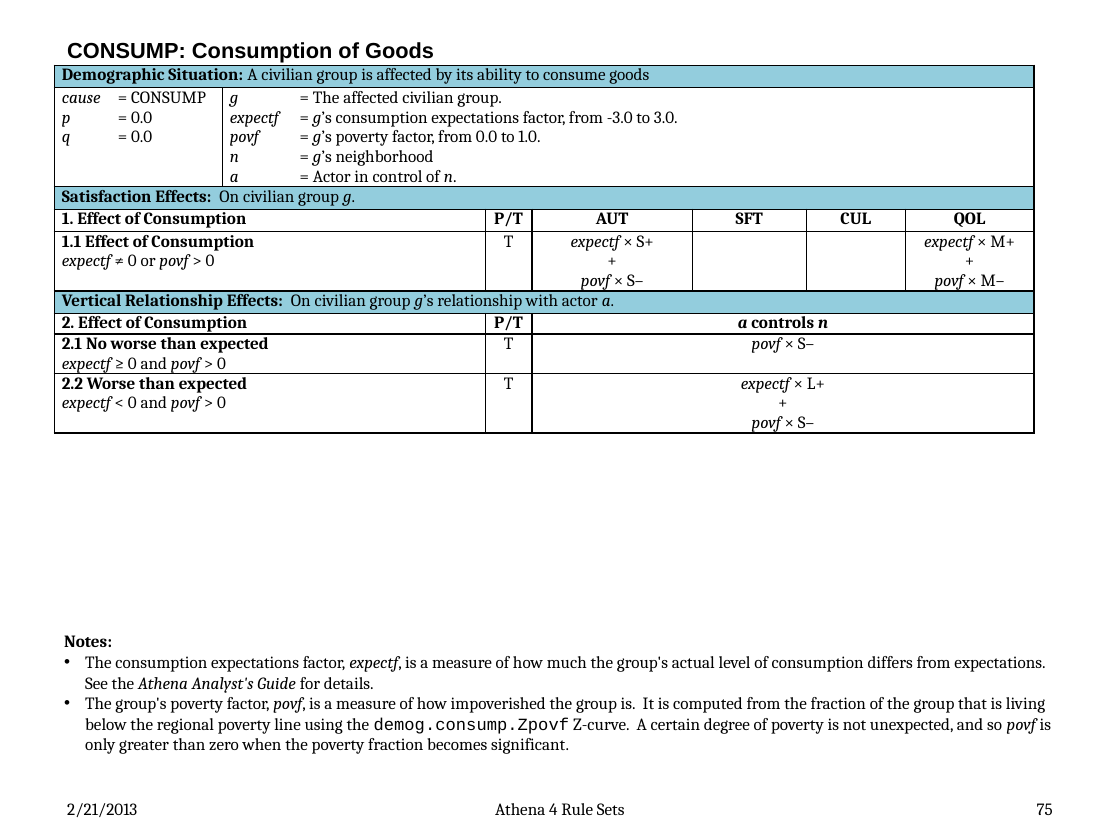
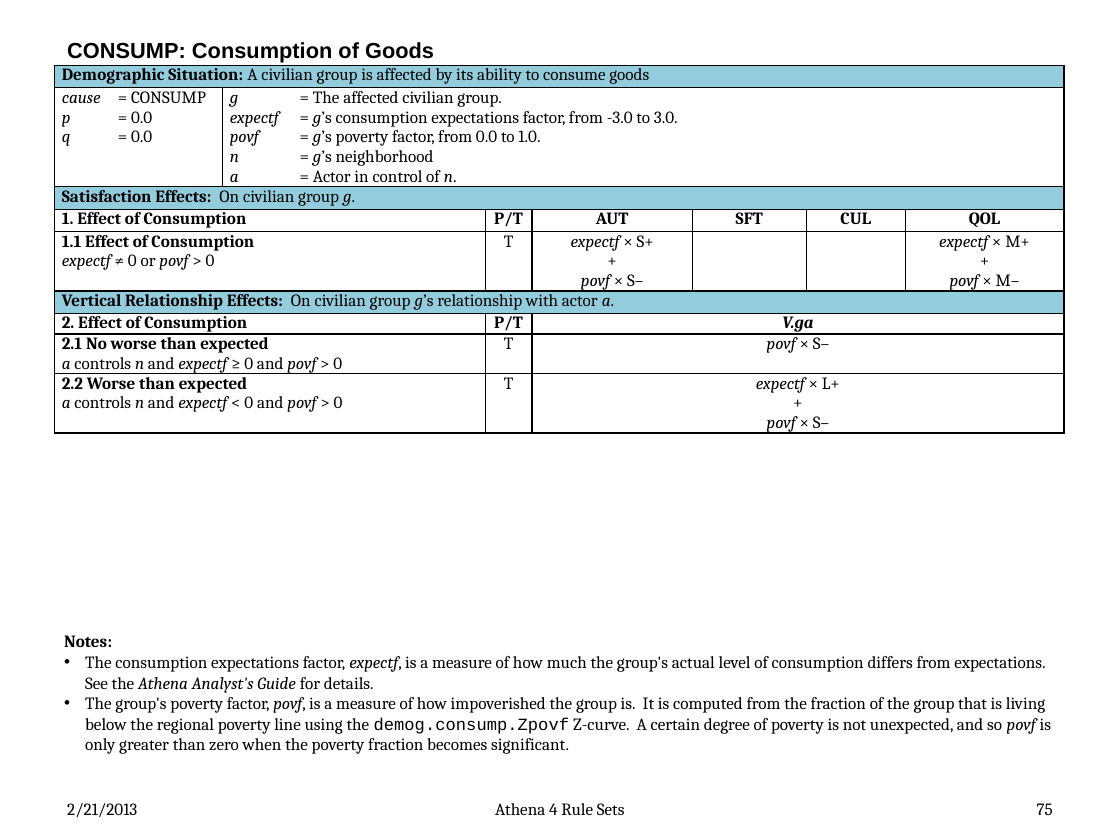
Before and after one commit to AthenaModel/athena-legacy, a slide deck: slide 75 of docs/dev/rules.pptx. Drawn at 1120x840 pixels with LibreOffice and Linux fonts; fonts in the diff are those of the drawing. Boxes give left, top, right and bottom in pixels: in the first picture for what was removed or moved away, otherwise in the second. Text is boxed around its words. In the diff, an @@ line names an element or a change of style, - is before the commit and + after.

Commit message:
Fixed Bug #{3896}
Added the CONSUMP rule set, and updated the relevant enumerations in
projtypes(n).

```diff
--- a/docs/dev/rules.pptx
+++ b/docs/dev/rules.pptx
@@ table at (x1=54, y1=65, x2=1064, y2=442) @@
-row 7, column 4: a controls n
+row 7, column 4: V.ga
-row 8, column 1: 2.1 No worse than expected / expectf ≥ 0 and povf > 0
+row 8, column 1: 2.1 No worse than expected / a controls n and expectf ≥ 0 and povf > 0
-row 9, column 1: 2.2 Worse than expected / expectf < 0 and povf > 0
+row 9, column 1: 2.2 Worse than expected / a controls n and expectf < 0 and povf > 0
@@ table resized from (x1=54, y1=65, x2=1034, y2=442) to (x1=54, y1=65, x2=1064, y2=442) @@
```
Also in this commit, not shown: 5 other files.
